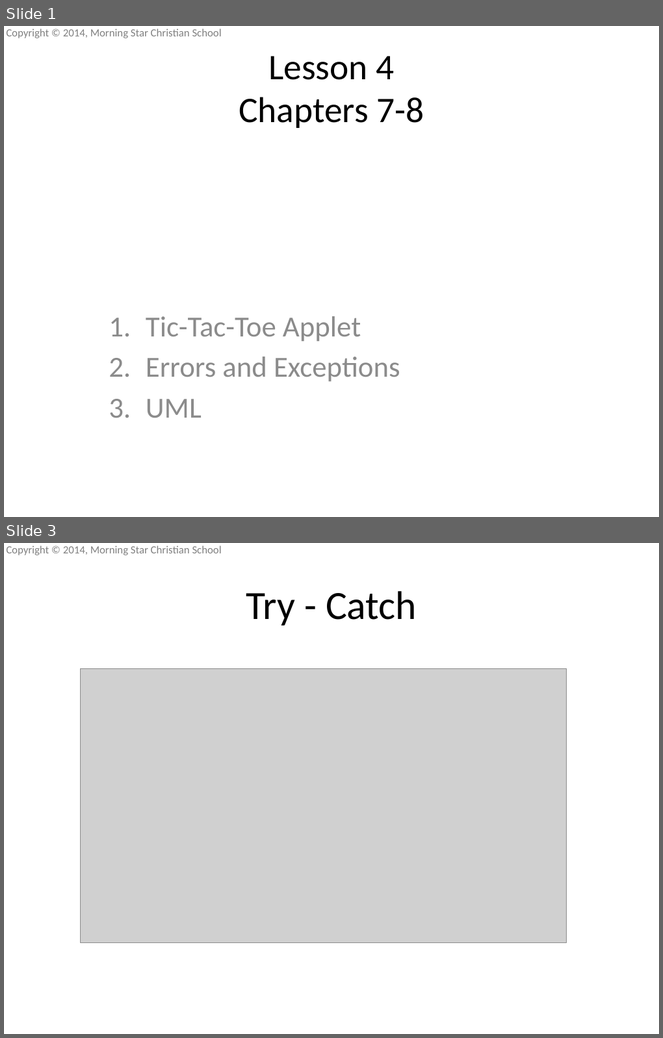
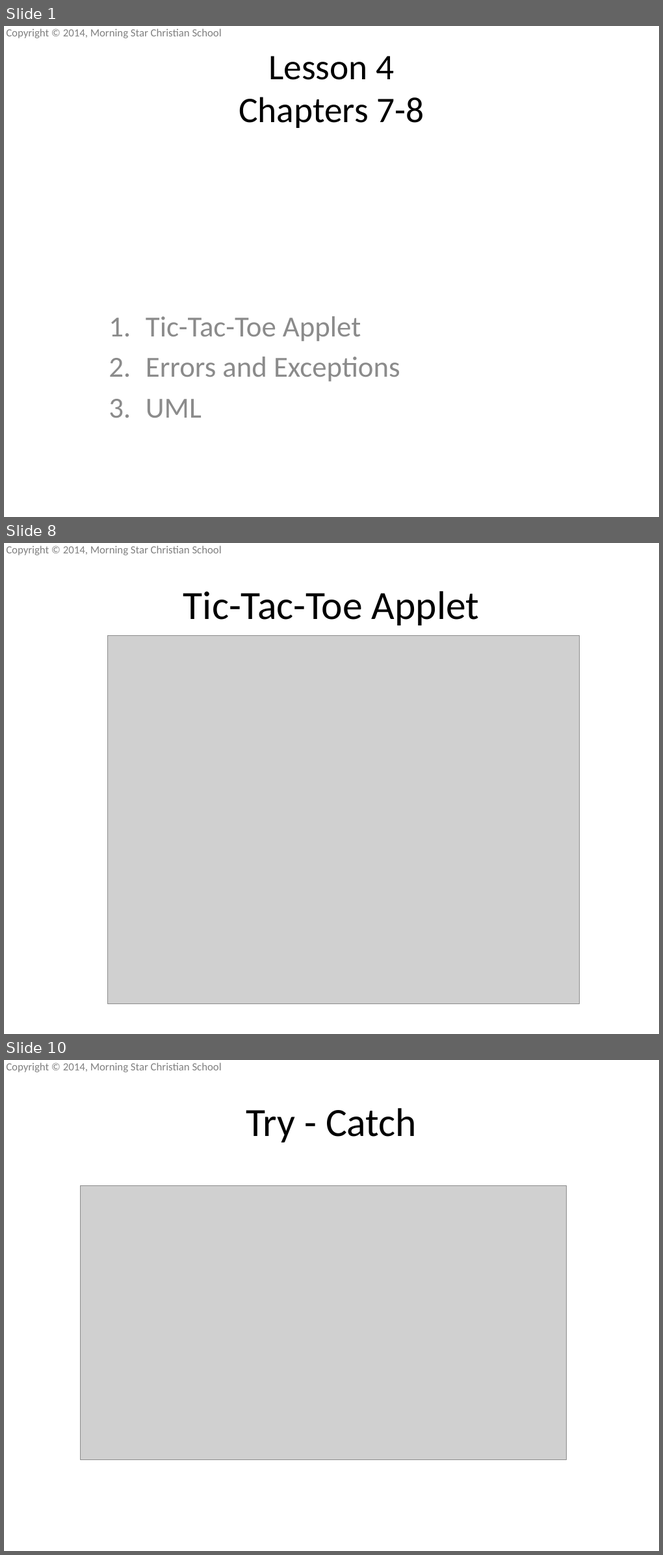
Before and after one commit to mscsbend/presentations, a slide deck: Lesson 4.pptx. Shown one above the other, each under a label of ours: slides 1 and 3 before the commit, slides 1, 8 and 10 after it; the slides between them are not shown. The pictures are 663x1038 and 663x1555 pixels, drawn with LibreOffice and Linux fonts; fonts in the diff are those of the drawing; grey boxes stand for pictures; background and template pictures are left out. Boxes give left, top, right and bottom in pixels: in the first picture for what was removed or moved away, otherwise in the second. Text is boxed around its words. In the diff, an @@ line names an element or a change of style, - is before the commit and + after.

```diff
--- a/Lesson 4.pptx
+++ b/Lesson 4.pptx
@@ slide 8 added at (x1=4, y1=543, x2=659, y2=1034), background picture (left out); not listed: 1 template element that a slide beside it also shows @@
@@ title added at (x1=183, y1=591, x2=479, y2=626), 44 pt, text #000000 @@
+Tic-Tac-Toe Applet
@@ picture added at (x1=107, y1=636, x2=579, y2=1005) @@
@@ what was slide 3 is now slide 10 @@
```
Also in this commit, not shown: 1 slide changed, 6 other slides added, 1 other file.
